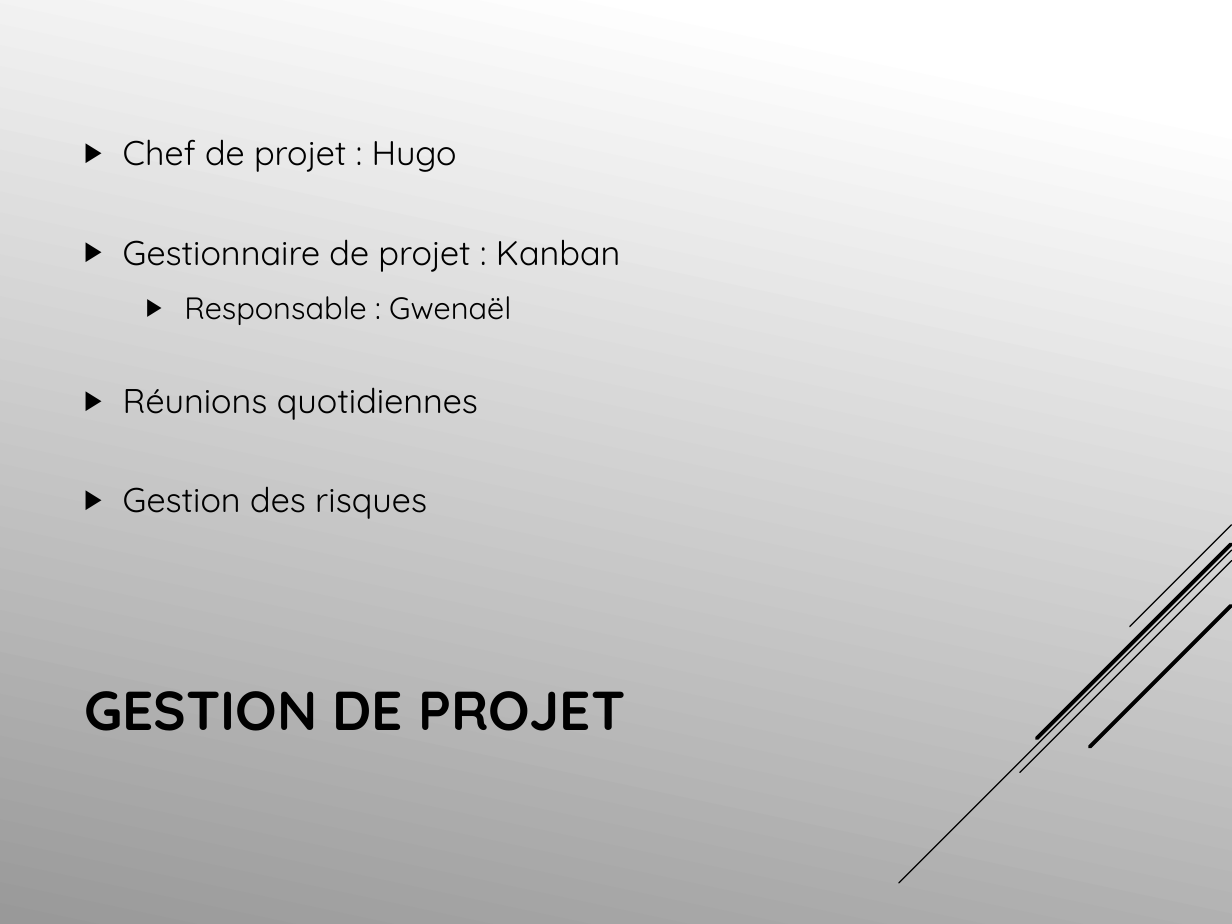
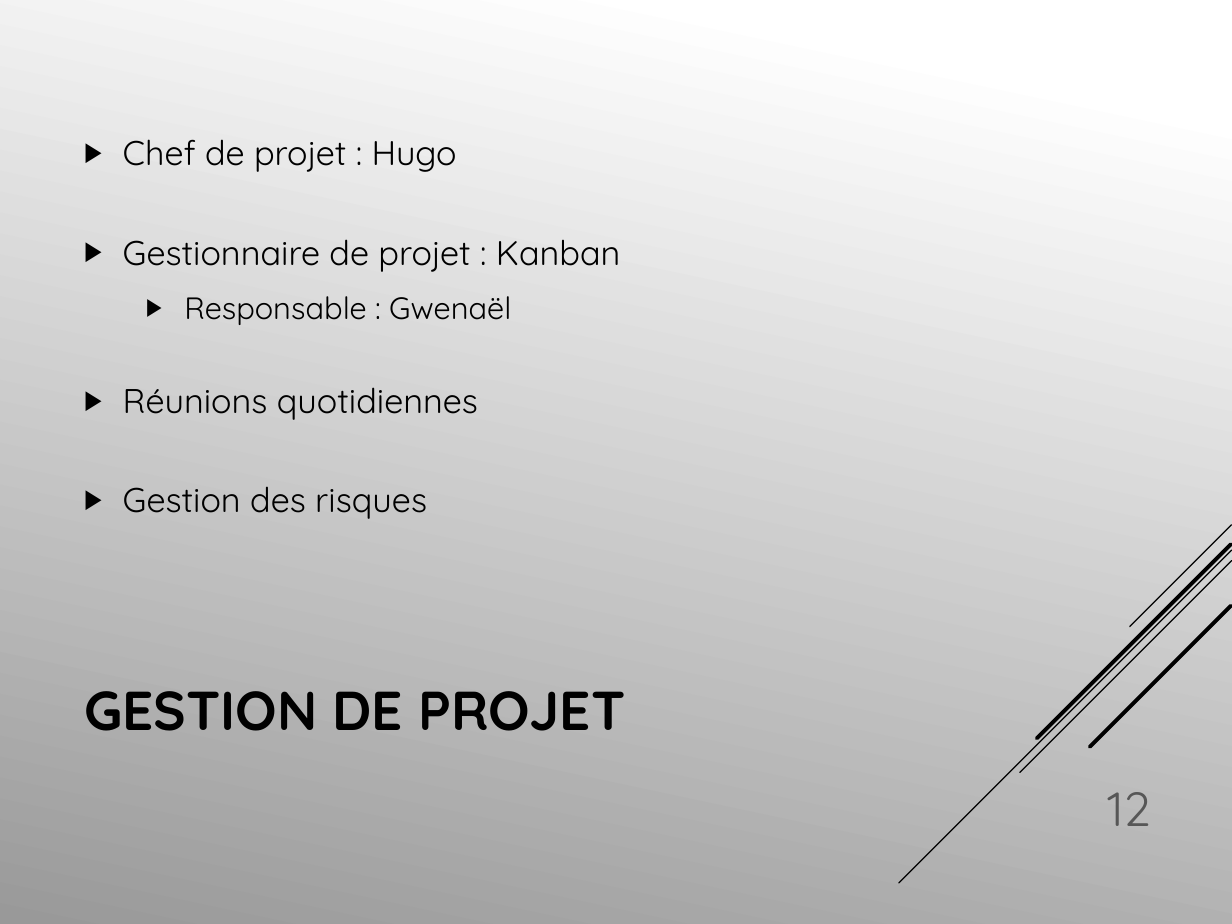
Before and after one commit to delisea/R-Montagne, a slide deck: slide 12 of R’Montagne.pptx. Drawn at 1232x924 pixels with LibreOffice and Linux fonts; fonts in the diff are those of the drawing. Boxes give left, top, right and bottom in pixels: in the first picture for what was removed or moved away, otherwise in the second. Text is boxed around its words. In the diff, an @@ line names an element or a change of style, - is before the commit and + after.

```diff
--- a/R’Montagne.pptx
+++ b/R’Montagne.pptx
@@ page number added at <box>1107,792,1150,826</box>, 28 pt, text #575757 @@
+12
```
Also in this commit, not shown: 15 other slides changed.
